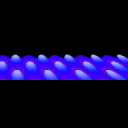
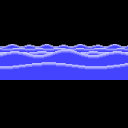
Revision of a layered w=128, h=128 image; what changed, layer by layer:
painted on "Pasted Layer" over [0, 43, 128, 80]
